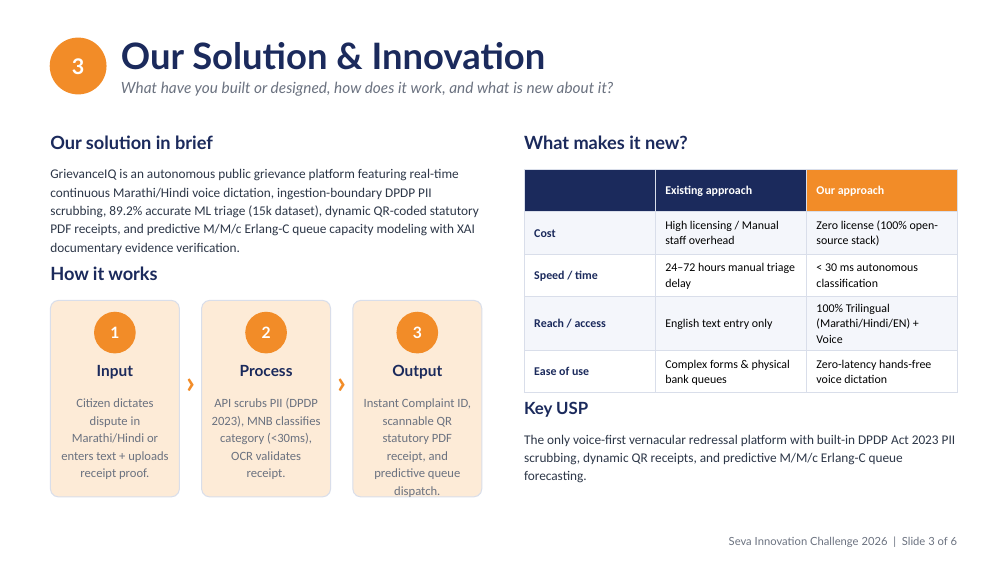
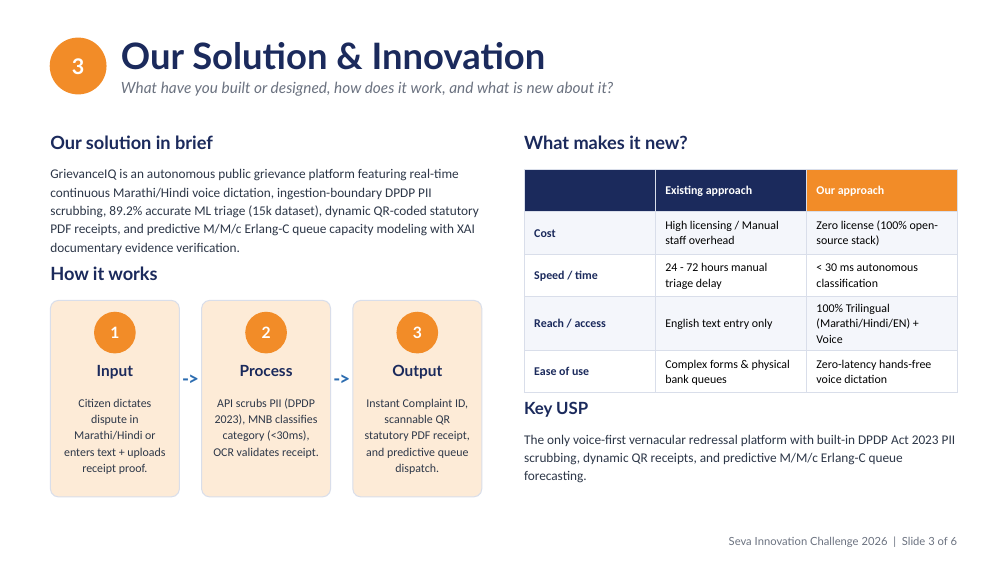
Before and after one commit to Vedantpatil24/grievanceiq, a slide deck: slide 3 of docs/SPIT_Report/Seva_Innovation_Challenge_2026_GrievanceIQ.pptx. Drawn at 1008x567 pixels with LibreOffice and Linux fonts; fonts in the diff are those of the drawing. Boxes give left, top, right and bottom in pixels: in the first picture for what was removed or moved away, otherwise in the second. Text is boxed around its words. In the diff, an @@ line names an element or a change of style, - is before the commit and + after.

```diff
--- a/docs/SPIT_Report/Seva_Innovation_Challenge_2026_GrievanceIQ.pptx
+++ b/docs/SPIT_Report/Seva_Innovation_Challenge_2026_GrievanceIQ.pptx
@@ table at [524, 169, 958, 389] @@
-row 3, column 2: 24–72 hours manual triage delay
+row 3, column 2: 24 - 72 hours manual triage delay
@@ text at [179, 363, 202, 403]: text changed; size 22 to 14 pt; font Lato to Calibri; text colour #F28C28 to #2B6CB0 @@
-›
+->
@@ text at [331, 363, 353, 403]: text changed; size 22 to 14 pt; font Lato to Calibri; text colour #F28C28 to #2B6CB0 @@
-›
+->
@@ size 9 to 8.5 pt, text colour #6B7280 to #2D3748 in 3 elements at [64, 399, 165, 474], [213, 398, 319, 458], [365, 398, 470, 474] @@
```
Also in this commit, not shown: 5 other slides changed, 1 other file.
